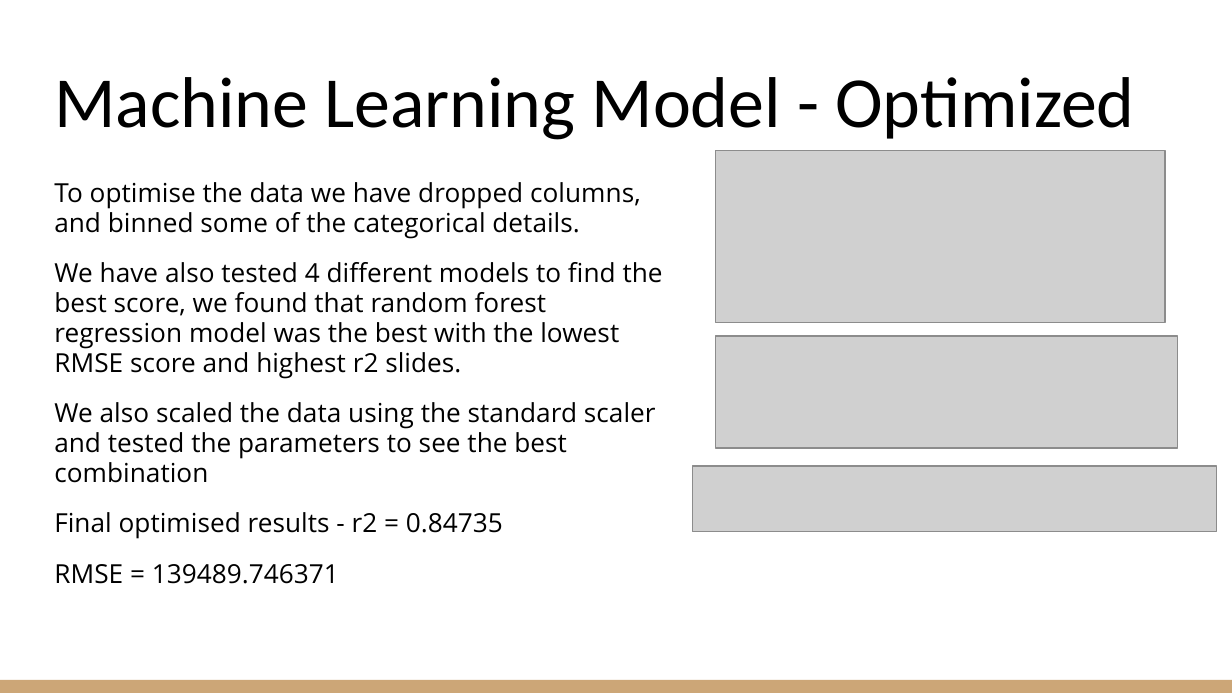
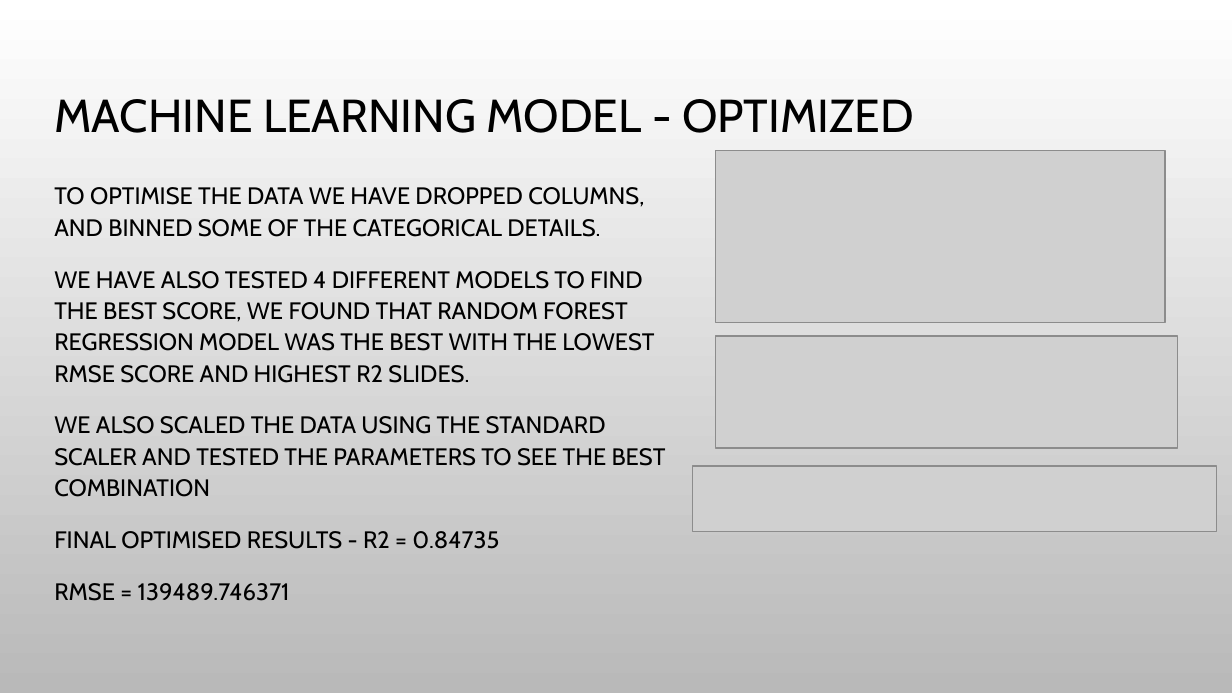
Before and after one commit to bradsmart1998/Project_4_Real_Estate_Regression, a slide deck: slide 11 of Project 4 - Perth House Prices.pptx. Drawn at 1232x693 pixels with LibreOffice and Linux fonts; fonts in the diff are those of the drawing; grey boxes stand for pictures; background and template pictures are left out. Boxes give left, top, right and bottom in pixels: in the first picture for what was removed or moved away, otherwise in the second. Text is boxed around its words. In the diff, an @@ line names an element or a change of style, - is before the commit and + after.

```diff
--- a/Project 4 - Perth House Prices.pptx
+++ b/Project 4 - Perth House Prices.pptx
@@ background #FFFFFF to picture (left out) @@
@@ title at (54,99,914,133): text changed; size 42 to 27 pt; font Calibri to Cabin @@
-Machine Learning Model - Optimized
+MACHINE LEARNING MODEL - OPTIMIZED
@@ text at (54,187,666,549): text changed; size 15.3 to 13.9 pt; font Open Sans to Cabin @@
-To optimise the data we have dropped columns, and binned some of the categorical details.
-We have also tested 4 different models to find the best score, we found that random forest regression model was the best with the lowest RMSE score and highest r2 slides.
-We also scaled the data using the standard scaler and tested the parameters to see the best combination
-Final optimised results - r2 = 0.84735
+TO OPTIMISE THE DATA WE HAVE DROPPED COLUMNS, AND BINNED SOME OF THE CATEGORICAL DETAILS.
+WE HAVE ALSO TESTED 4 DIFFERENT MODELS TO FIND THE BEST SCORE, WE FOUND THAT RANDOM FOREST REGRESSION MODEL WAS THE BEST WITH THE LOWEST RMSE SCORE AND HIGHEST R2 SLIDES.
+WE ALSO SCALED THE DATA USING THE STANDARD SCALER AND TESTED THE PARAMETERS TO SEE THE BEST COMBINATION
+FINAL OPTIMISED RESULTS - R2 = 0.84735
@@ text at (54,583,290,601): size 15.3 to 13.9 pt, font Open Sans to Cabin in "RMSE = 139489.746371"; line spacing 0.95 to 1.1 @@
@@ rectangle removed at (0,680,1232,693) @@
```
Also in this commit, not shown: 12 other slides changed.
